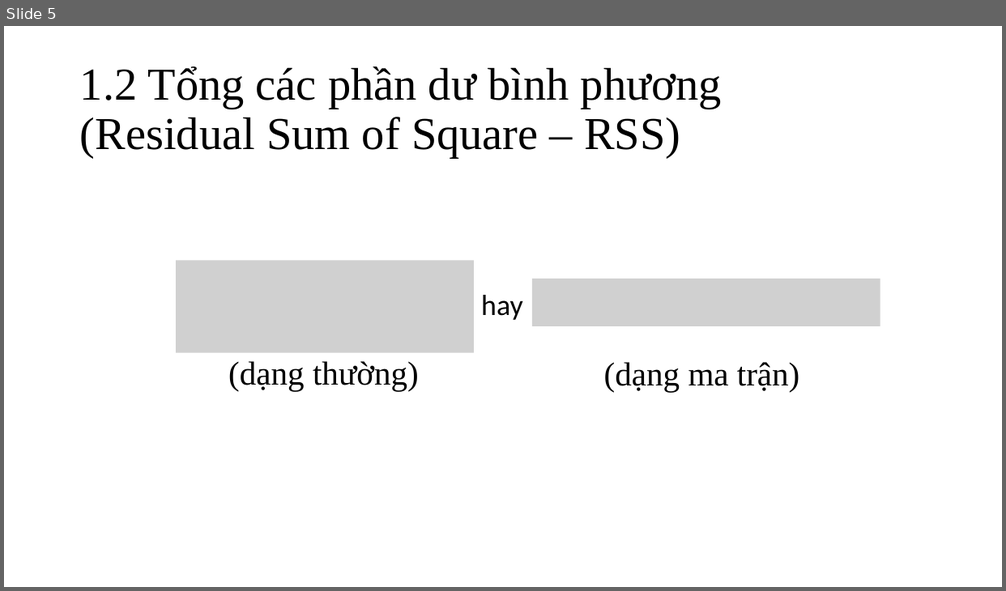
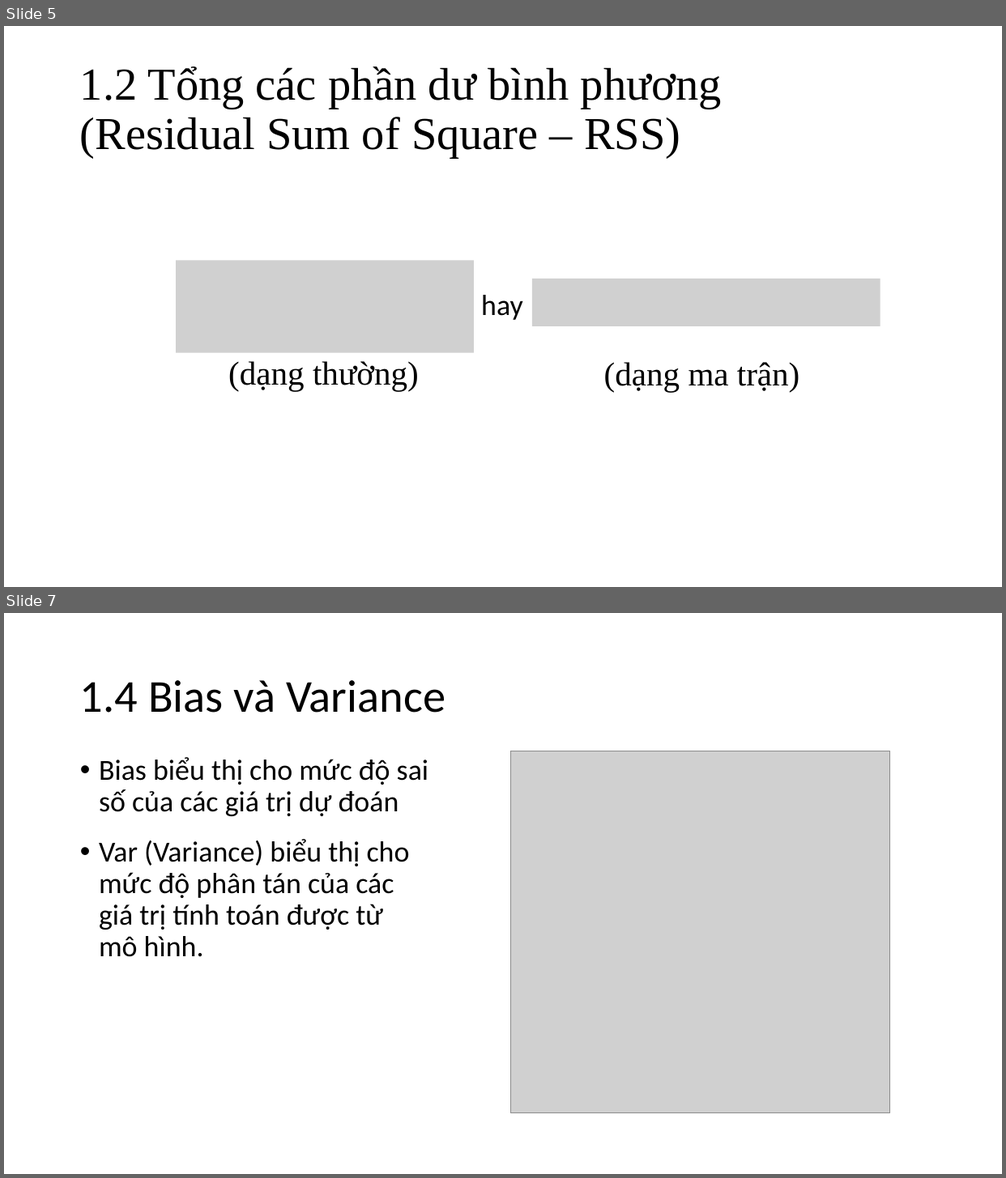
Before and after one commit to nguyenduyhanlam/ML_Final, a slide deck: Shrinkage Method.pptx. Shown one above the other, each under a label of ours: slide 5 before the commit, slides 5 and 7 after it; the slides between them are not shown. The pictures are 1006x591 and 1006x1178 pixels, drawn with LibreOffice and Linux fonts; fonts in the diff are those of the drawing; grey boxes stand for pictures. Boxes give left, top, right and bottom in pixels: in the first picture for what was removed or moved away, otherwise in the second. Text is boxed around its words. In the diff, an @@ line names an element or a change of style, - is before the commit and + after.

```diff
--- a/Shrinkage Method.pptx
+++ b/Shrinkage Method.pptx
@@ slide 7 added at (4,613,1002,1174), background #FFFFFF @@
@@ title added at (80,680,445,713), 44 pt, text #000000 @@
+1.4 Bias và Variance
@@ text added at (99,757,428,816), 28 pt, text #000000 @@
+• Bias biểu thị cho mức độ sai số của các giá trị dự đoán
@@ picture added at (511,752,889,1113) @@
@@ text added at (99,839,410,957), 28 pt, text #000000 @@
+• Var (Variance) biểu thị cho mức độ phân tán của các giá trị tính toán được từ mô hình.
```
Also in this commit, not shown: 23 other slides added, 1 slide removed, 5 other files.
